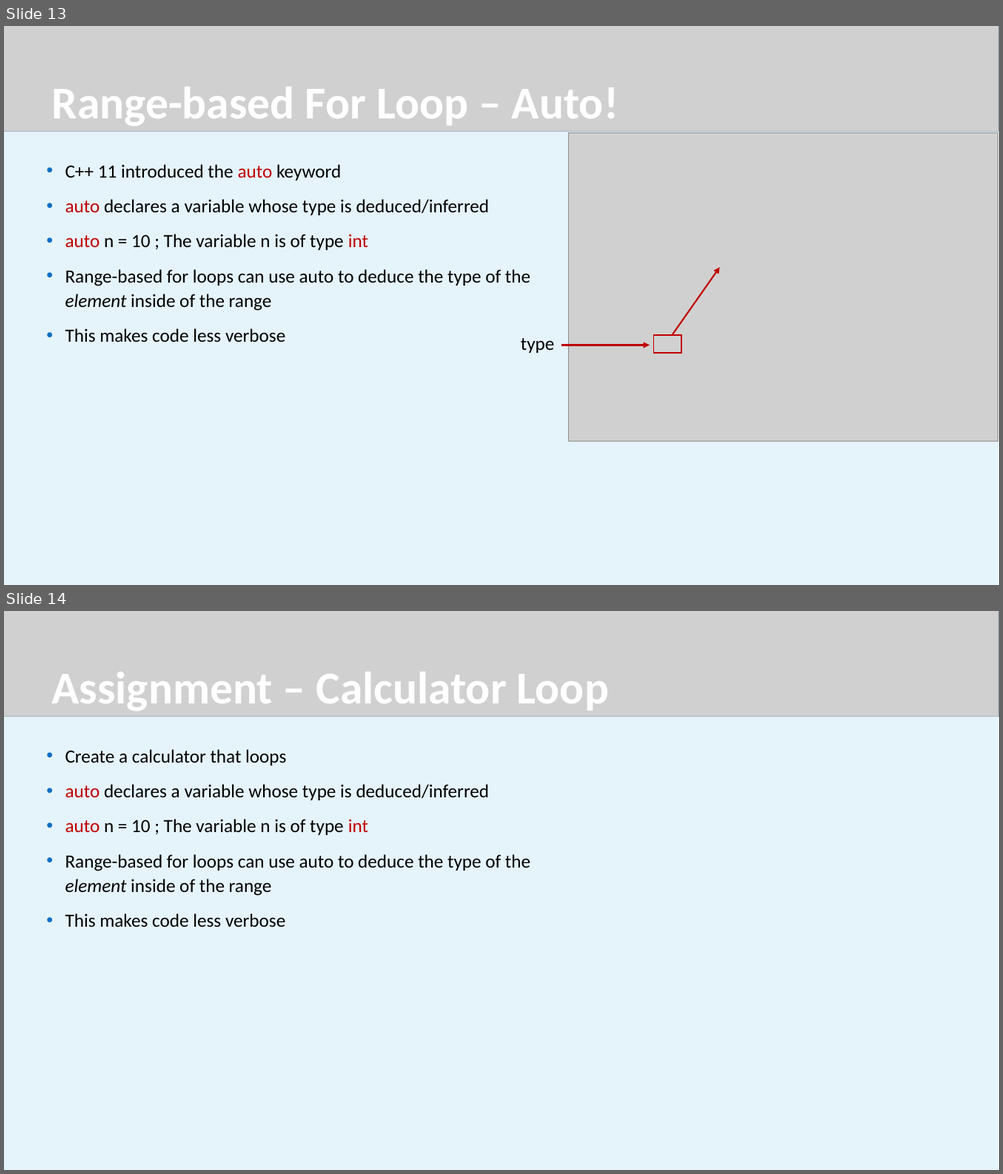
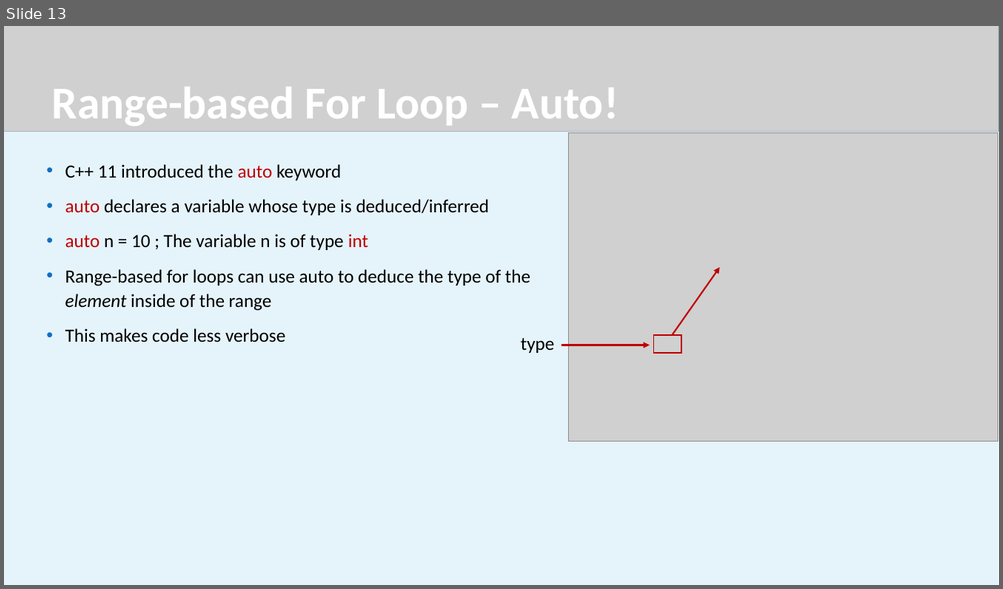
Before and after one commit to JeremyBYU/LoopIt, a slide deck: Lecture/LoopIt.pptx. Shown one above the other, each under a label of ours: slides 13 and 14 before the commit, slide 13 after it. The pictures are 1003x1174 and 1003x589 pixels, drawn with LibreOffice and Linux fonts; fonts in the diff are those of the drawing; grey boxes stand for pictures; background and template pictures are left out. Boxes give left, top, right and bottom in pixels: in the first picture for what was removed or moved away, otherwise in the second. Text is boxed around its words. In the diff, an @@ line names an element or a change of style, - is before the commit and + after.

```diff
--- a/Lecture/LoopIt.pptx
+++ b/Lecture/LoopIt.pptx
@@ slide 14 removed at [4,611,999,1170], background #FFFFFF @@
@@ rectangle removed at [4,611,999,1170] @@
@@ rectangle removed at [4,611,999,1170] @@
@@ rectangle removed at [4,611,999,717] @@
@@ picture removed at [4,611,999,717] @@
@@ title removed at [51,672,609,711] @@
-Assignment – Calculator Loop
@@ text removed at [65,749,530,928] @@
-• Create a calculator that loops
-• auto declares a variable whose type is deduced/inferred
-• auto n = 10 ; The variable n is of type int
-• Range-based for loops can use auto to deduce the type of the element inside of the range
-• This makes code less verbose
```
Also in this commit, not shown: 1 slide changed.
